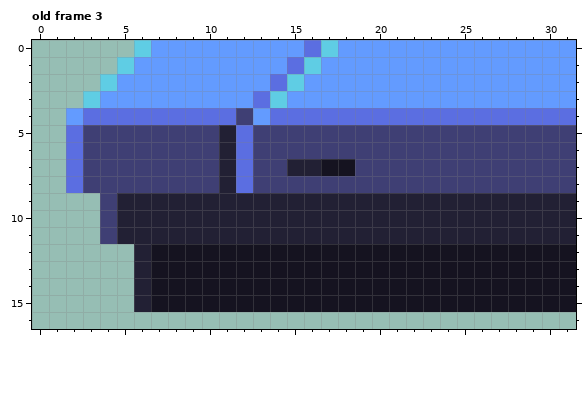
A pixel-art file gets an edit: public/assets/img/working-files/metal-ground_32x32.ase. The picture above was drawn from the file before the commit.
32x32 pixels, 4 frames. Shown: old frame 3: x 0..31, y 0..16. The commit also changed other frames, which this record leaves out.
After the commit:
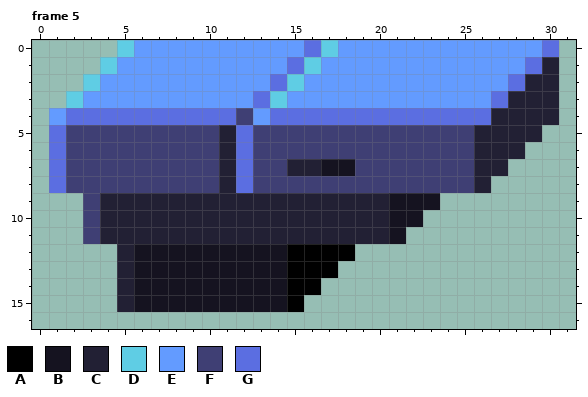
Palette (. is transparent): A #000000  B #151320  C #222034  D #5fcde4  E #639bff  F #3f3f74  G #5b6ee1
A new or re-ordered frame is compared with the old frame closest to it.
Difference:
frames 4 -> 5
Frame 5 is new; against old frame 3:
Colour B gives way to colour A in row 12 at x 15 to 18; in row 13 at x 15 to 17; in row 14 at x 15 to 16; in row 15 at x 15.
Colour C gives way to colour B in row 9 at x 21 to 23; in row 10 at x 21 to 22; in row 11 at x 21; in rows 12 to 15 at x 6.
The edit adds colour C in rows 12 to 15 at x 5.
Colour E gives way to colour C in row 1 at x 30; in row 2 at x 29 to 30; in row 3 at x 28 to 30.
Colour F gives way to colour C in row 5 at x 26 to 29; in row 6 at x 26 to 28; in row 7 at x 26 to 27; in row 8 at x 26; in rows 9 to 11 at x 4.
Colour G gives way to colour C in row 4 at x 27 to 30.
The edit adds colour D in row 0 at x 5; in row 1 at x 4; in row 2 at x 3; in row 3 at x 2.
The edit adds colour E in row 4 at x 1.
Colour D gives way to colour E in row 0 at x 6; in row 1 at x 5; in row 2 at x 4; in row 3 at x 3.
The edit adds colour F in rows 9 to 11 at x 3.
Colour G gives way to colour F in rows 5 to 8 at x 2.
The edit adds colour G in rows 5 to 8 at x 1.
Colour E gives way to colour G in row 0 at x 30; in row 1 at x 29; in row 2 at x 28; in row 3 at x 27; in row 4 at x 2.
Colour B is gone in row 12 at x 19 to 31; in row 13 at x 18 to 31; in row 14 at x 17 to 31; in row 15 at x 16 to 31.
Colour C is gone in row 9 at x 24 to 31; in row 10 at x 23 to 31; in row 11 at x 22 to 31.
Colour E is gone in rows 0 to 3 at x 31.
Colour F is gone in row 5 at x 30 to 31; in row 6 at x 29 to 31; in row 7 at x 28 to 31; in row 8 at x 27 to 31.
Colour G is gone in row 4 at x 31.
